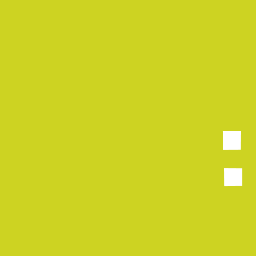
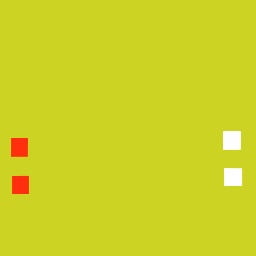
Two versions of the same layered image (256px x 256px). Layer-by-layer changes:
added layer "Layer 3" above "Layer 2" over (x1=11, y1=138, x2=29, y2=194)
